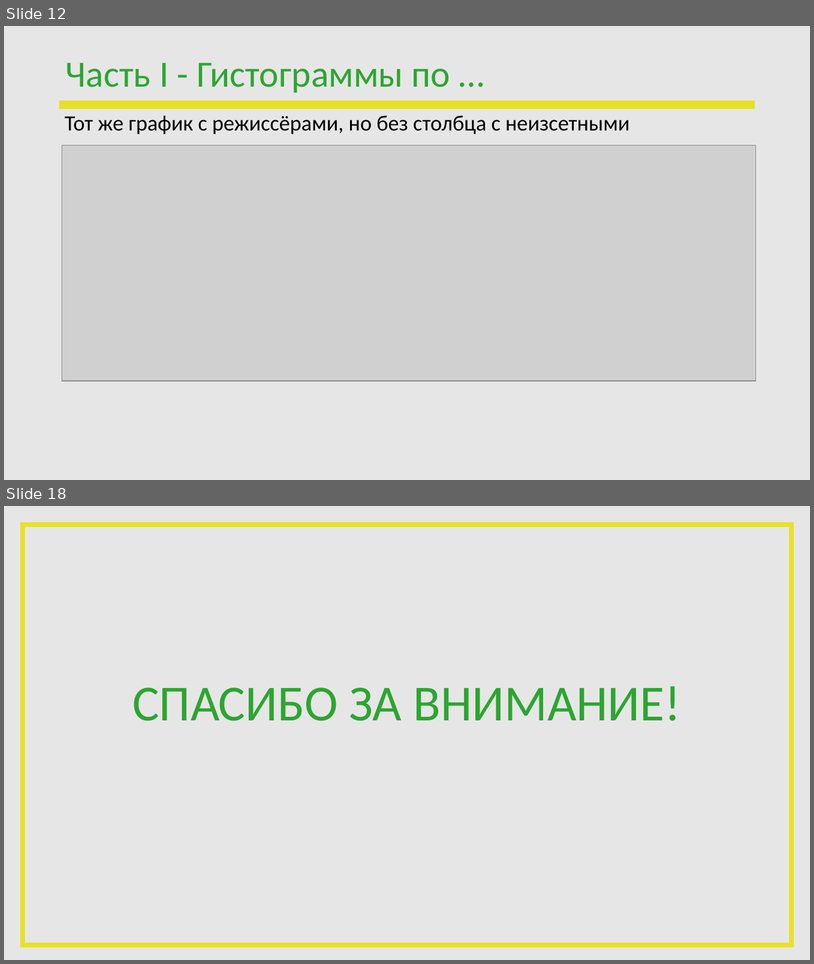
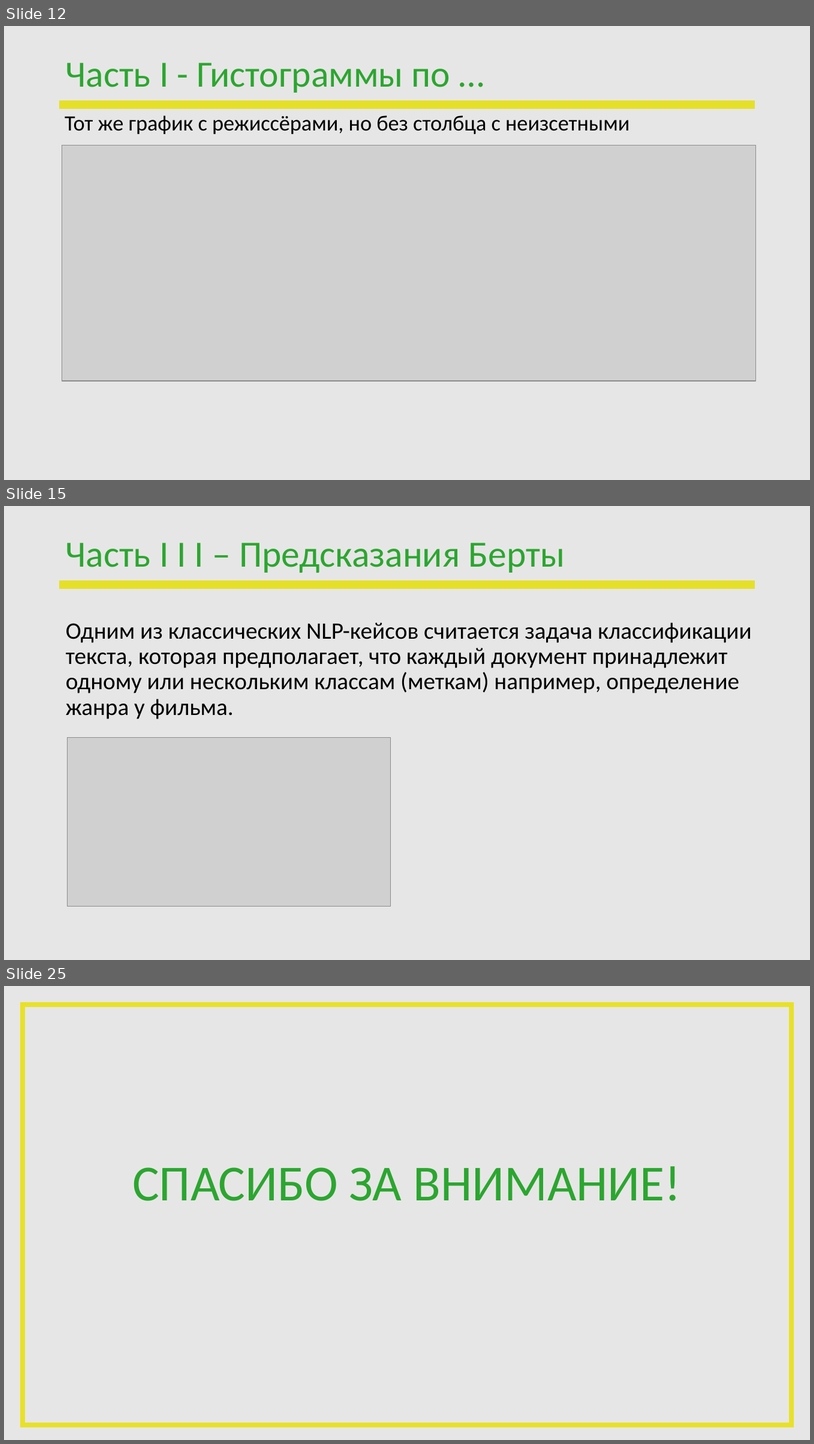
Before and after one commit to PavelVNovikov/DS_april_2022, a slide deck: Diplom/ПЕРЕЗАПУСК_DS_Novikov.pptx. Shown one above the other, each under a label of ours: slides 12 and 18 before the commit, slides 12, 15 and 25 after it; the slides between them are not shown. The pictures are 814x964 and 814x1444 pixels, drawn with LibreOffice and Linux fonts; fonts in the diff are those of the drawing; grey boxes stand for pictures; background and template pictures are left out. Boxes give left, top, right and bottom in pixels: in the first picture for what was removed or moved away, otherwise in the second. Text is boxed around its words. In the diff, an @@ line names an element or a change of style, - is before the commit and + after.

```diff
--- a/Diplom/ПЕРЕЗАПУСК_DS_Novikov.pptx
+++ b/Diplom/ПЕРЕЗАПУСК_DS_Novikov.pptx
@@ slide 15 added at box(4, 506, 810, 960), background #E7E6E6; not listed: 1 template element that a slide beside it also shows @@
@@ title added at box(65, 543, 565, 573), 44 pt, text #2BA630 @@
+Часть I I I – Предсказания Берты
@@ text added at box(66, 622, 752, 719), 28 pt, text #000000 @@
+Одним из классических NLP-кейсов считается задача классификации текста, которая предполагает, что каждый документ принадлежит одному или нескольким классам (меткам) например, определение жанра у фильма.
@@ picture added at box(68, 737, 390, 906) @@
@@ what was slide 18 is now slide 25 @@
```
Also in this commit, not shown: 2 slides changed, 9 other slides added, 3 slides removed.
